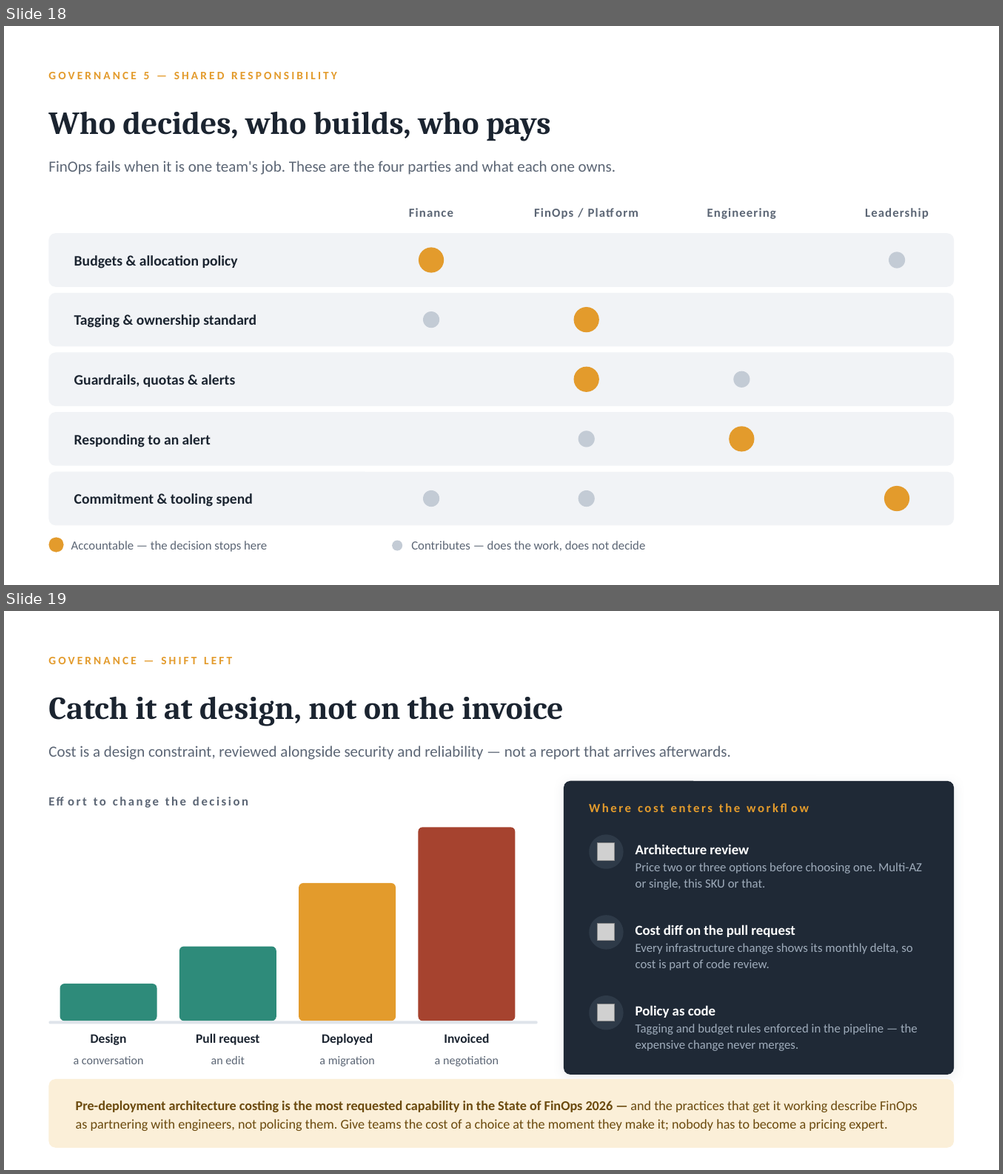
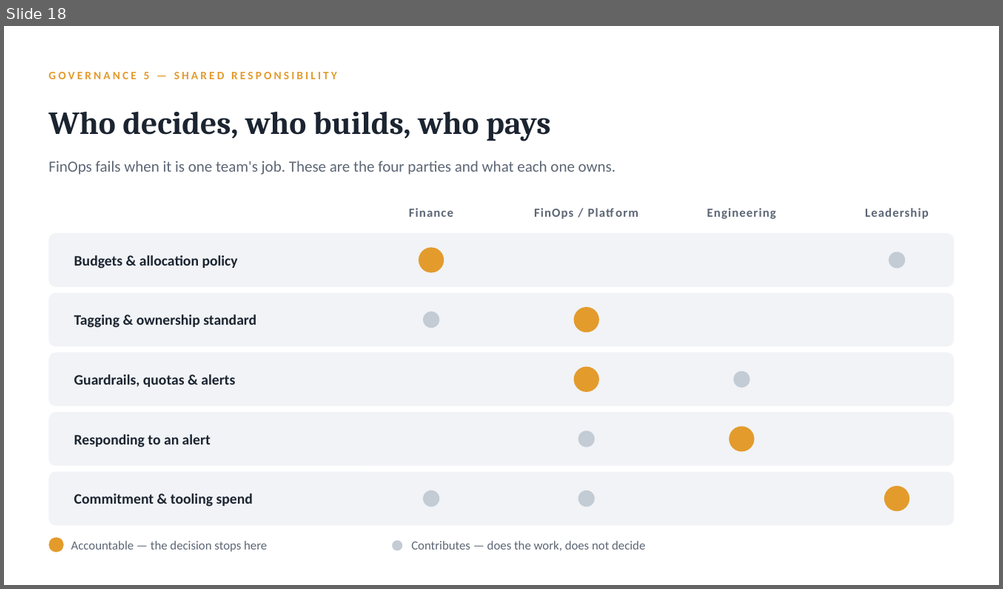
Before and after one commit to arielga5-code/Finops, a slide deck: presentations/finops-gaining-visibility.pptx. Shown one above the other, each under a label of ours: slides 18 and 19 before the commit, slide 18 after it. The pictures are 1003x1174 and 1003x589 pixels, drawn with LibreOffice and Linux fonts; fonts in the diff are those of the drawing; grey boxes stand for pictures. Boxes give left, top, right and bottom in pixels: in the first picture for what was removed or moved away, otherwise in the second. Text is boxed around its words. In the diff, an @@ line names an element or a change of style, - is before the commit and + after.

```diff
--- a/presentations/finops-gaining-visibility.pptx
+++ b/presentations/finops-gaining-visibility.pptx
@@ slide 19 removed at <box>4,611,999,1170</box>, background #FFFFFF @@
@@ text removed at <box>48,657,232,664</box> @@
-GOVERNANCE — SHIFT LEFT
@@ text removed at <box>48,696,563,726</box> @@
-Catch it at design, not on the invoice
@@ text removed at <box>48,746,731,760</box> @@
-Cost is a design constraint, reviewed alongside security and reliability — not a report that arrives afterwards.
@@ rounded rectangle removed at <box>563,781,954,1075</box> @@
@@ text removed at <box>48,790,384,812</box> @@
-Effort to change the decision
@@ text removed at <box>589,796,925,820</box> @@
-Where cost enters the workflow
@@ rounded rectangle removed at <box>418,827,515,1022</box> @@
@@ ellipse removed at <box>589,834,623,869</box> @@
@@ picture removed at <box>598,844,615,861</box> @@
@@ text removed at <box>635,844,922,890</box> @@
-Architecture review
-Price two or three options before choosing one. Multi-AZ or single, this SKU or that.
@@ rounded rectangle removed at <box>299,883,395,1022</box> @@
@@ ellipse removed at <box>589,915,623,950</box> @@
@@ picture removed at <box>598,924,615,942</box> @@
@@ text removed at <box>635,925,912,971</box> @@
-Cost diff on the pull request
-Every infrastructure change shows its monthly delta, so cost is part of code review.
@@ rounded rectangle removed at <box>179,947,276,1022</box> @@
@@ rounded rectangle removed at <box>60,984,157,1022</box> @@
@@ ellipse removed at <box>589,996,623,1031</box> @@
@@ picture removed at <box>598,1005,615,1022</box> @@
@@ text removed at <box>635,1005,917,1051</box> @@
-Policy as code
-Tagging and budget rules enforced in the pipeline — the expensive change never merges.
@@ rounded rectangle removed at <box>48,1022,538,1025</box> @@
@@ text removed at <box>91,1034,127,1045</box> @@
-Design
@@ text removed at <box>196,1034,259,1045</box> @@
-Pull request
@@ text removed at <box>321,1034,373,1045</box> @@
-Deployed
@@ text removed at <box>444,1034,489,1043</box> @@
-Invoiced
@@ text removed at <box>74,1056,144,1065</box> @@
-a conversation
@@ text removed at <box>211,1056,244,1065</box> @@
-an edit
@@ text removed at <box>319,1056,375,1067</box> @@
-a migration
@@ text removed at <box>435,1056,498,1067</box> @@
-a negotiation
@@ rounded rectangle removed at <box>48,1079,954,1148</box> @@
@@ text removed at <box>76,1101,917,1131</box> @@
-Pre-deployment architecture costing is the most requested capability in the State of FinOps 2026 — and the practices that get it working describe FinOps as partnering with engineers, not policing them. Give teams the cost of a choice at the moment they make it; nobody has to become a pricing expert.
```
Also in this commit, not shown: 2 slides added, 14 other files.
